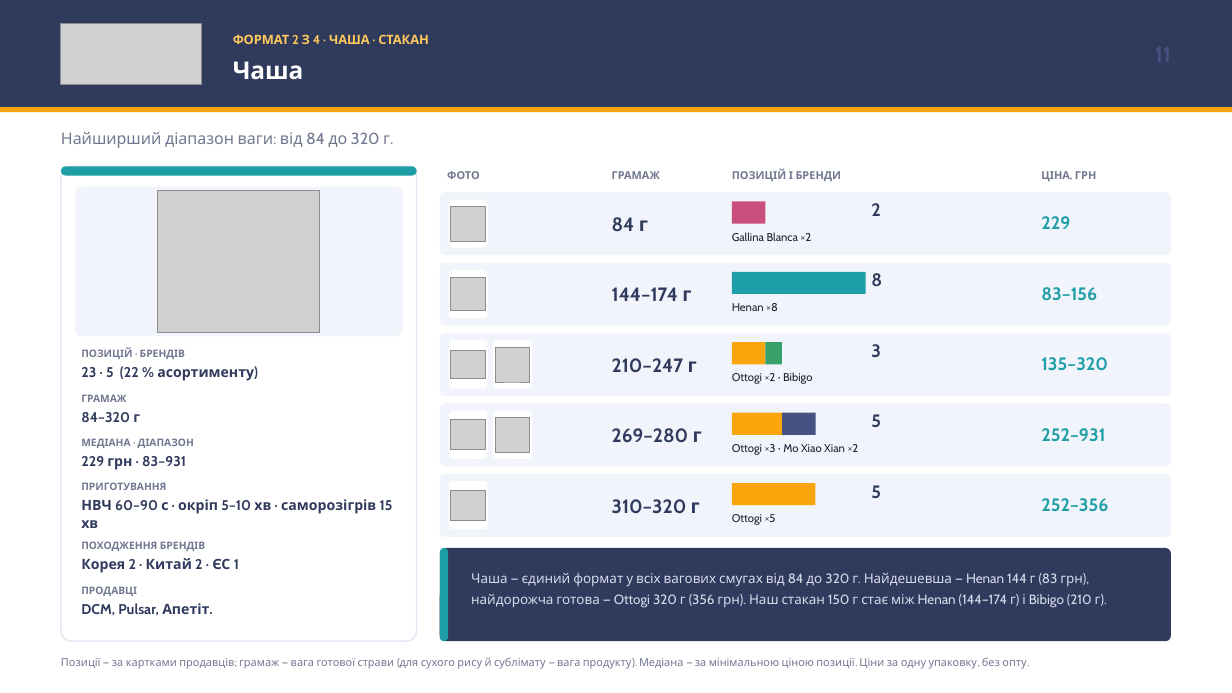
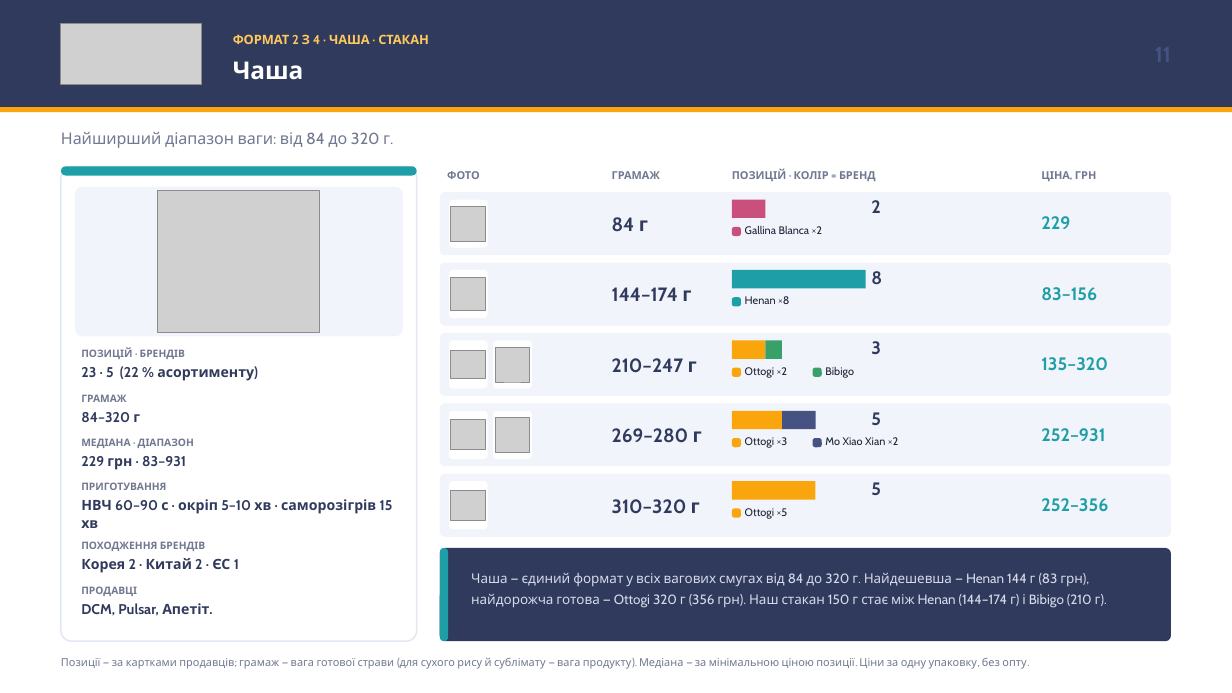
Before and after one commit to IllyaChaplygin/Chaplygin-Illya, a slide deck: slide 11 of market-research/Gotovyi_Rys_Final_v2.pptx. Drawn at 1232x693 pixels with LibreOffice and Linux fonts; fonts in the diff are those of the drawing; grey boxes stand for pictures. Boxes give left, top, right and bottom in pixels: in the first picture for what was removed or moved away, otherwise in the second. Text is boxed around its words. In the diff, an @@ line names an element or a change of style, - is before the commit and + after.

```diff
--- a/market-research/Gotovyi_Rys_Final_v2.pptx
+++ b/market-research/Gotovyi_Rys_Final_v2.pptx
@@ text at (732, 168, 876, 181): text changed @@
-ПОЗИЦІЙ І БРЕНДИ
+ПОЗИЦІЙ · КОЛІР = БРЕНД
@@ rectangle: place and size @@
-rectangle at (732, 201, 765, 224)
+rectangle at (732, 200, 765, 218)
@@ rounded rectangle added at (732, 227, 741, 237), fill #C94F7C @@
@@ text "Gallina Blanca ×2": place and size @@
-text "Gallina Blanca ×2" at (732, 232, 811, 241)
+text "Gallina Blanca ×2" at (745, 226, 823, 234)
@@ rectangle: place and size @@
-rectangle at (732, 272, 866, 294)
+rectangle at (732, 270, 866, 288)
@@ rounded rectangle added at (732, 298, 741, 307), fill #1E9EA6 @@
@@ size 8.8 to 8.5 pt; line spacing 1.05 to 1 in 3 elements at (745, 226, 823, 234), (745, 508, 788, 519), (745, 296, 789, 304) @@
@@ text "Henan ×8": place and size @@
-text "Henan ×8" at (732, 303, 778, 311)
+text "Henan ×8" at (745, 296, 789, 304)
@@ 4 rectangles: place and size @@
-4 rectangles at (732, 342, 815, 435)
+4 rectangles at (732, 340, 815, 430)
@@ rounded rectangle added at (732, 368, 741, 377), fill #F9A50B @@
@@ text at (745, 367, 788, 378): text changed; size 8.8 to 8.5 pt @@
-Ottogi ×2 · Bibigo
+Ottogi ×2
@@ rounded rectangle added at (812, 368, 822, 377), fill #37A169 @@
@@ text added at (825, 367, 854, 378), 8.5 pt, text #1C2235 @@
+Bibigo
@@ rounded rectangle added at (732, 438, 741, 447), fill #F9A50B @@
@@ text added at (745, 437, 788, 448), 8.5 pt, text #1C2235 @@
+Ottogi ×3
@@ rounded rectangle added at (812, 438, 822, 447), fill #465382 @@
@@ text at (825, 437, 898, 445): text changed; size 8.8 to 8.5 pt @@
-Ottogi ×3 · Mo Xiao Xian ×2
+Mo Xiao Xian ×2
@@ rectangle: place and size @@
-rectangle at (732, 483, 816, 506)
+rectangle at (732, 482, 816, 500)
@@ rounded rectangle added at (732, 508, 741, 518), fill #F9A50B @@
@@ text "Ottogi ×5": place and size @@
-text "Ottogi ×5" at (732, 514, 776, 525)
+text "Ottogi ×5" at (745, 508, 788, 519)
```
Also in this commit, not shown: 9 other slides changed, 4 slides added, 1 slide removed, 5 other files.
